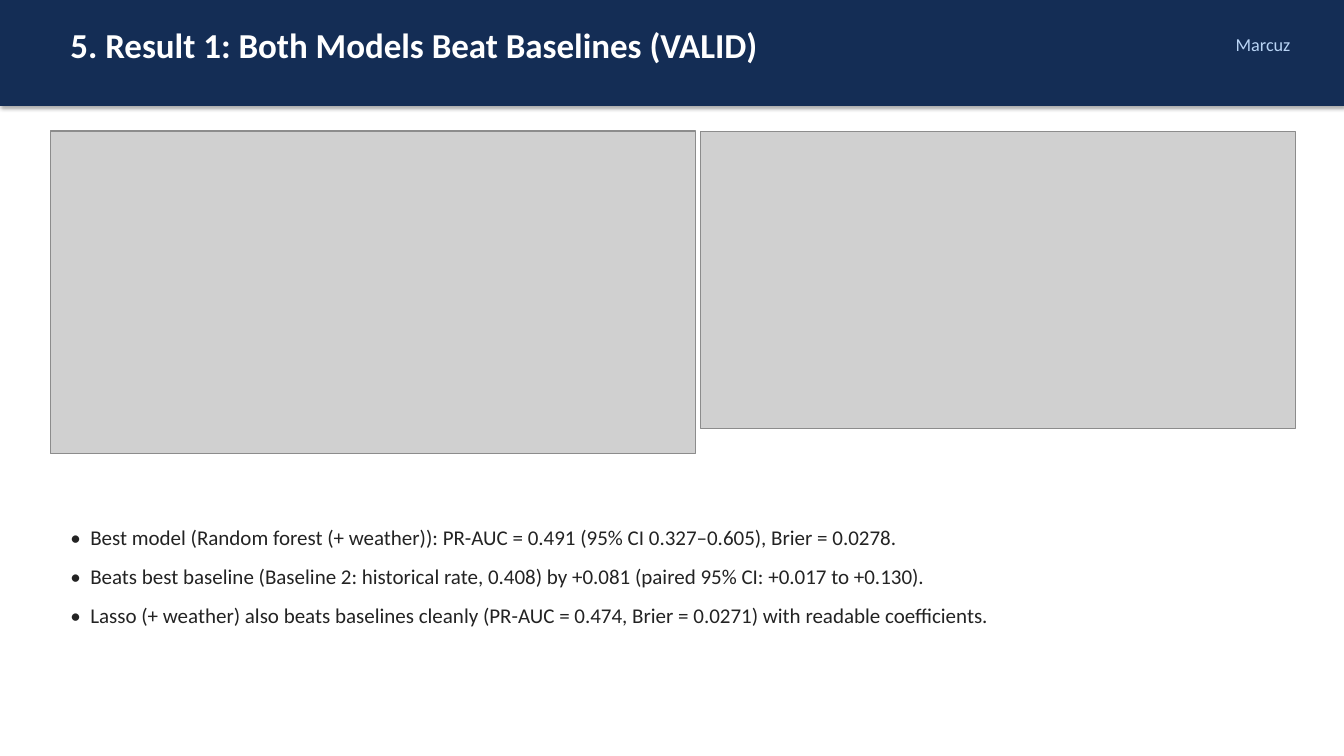
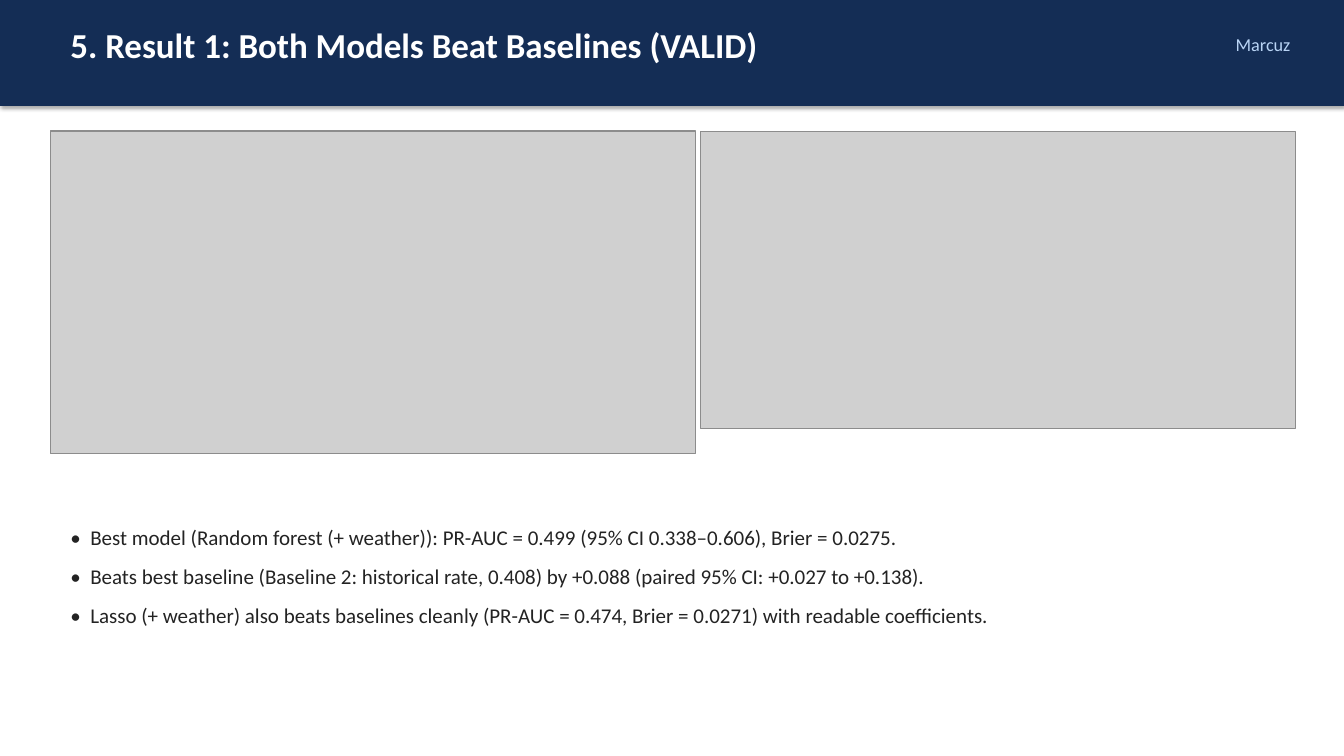
Before and after one commit to andersonhoang/citibike-problem-hours, a slide deck: slide 6 of slides/CitiBike_Problem_Hours.pptx. Drawn at 1344x756 pixels with LibreOffice and Linux fonts; fonts in the diff are those of the drawing; grey boxes stand for pictures. Boxes give left, top, right and bottom in pixels: in the first picture for what was removed or moved away, otherwise in the second. Text is boxed around its words. In the diff, an @@ line names an element or a change of style, - is before the commit and + after.

Commit message:
Revert PR #2 (Joanna: weather time zone fix and week-6 rerun)
Part of resetting main to before PR #1. Her fix stays on branch joanna/fix-weather-timezone so she can redo the weather snapshot task on its own.

```diff
--- a/slides/CitiBike_Problem_Hours.pptx
+++ b/slides/CitiBike_Problem_Hours.pptx
@@ text at [90,530,924,588]: text changed @@
-• Best model (Random forest (+ weather)): PR-AUC = 0.491 (95% CI 0.327–0.605), Brier = 0.0278.
-• Beats best baseline (Baseline 2: historical rate, 0.408) by +0.081 (paired 95% CI: +0.017 to +0.130).
+• Best model (Random forest (+ weather)): PR-AUC = 0.499 (95% CI 0.338–0.606), Brier = 0.0275.
+• Beats best baseline (Baseline 2: historical rate, 0.408) by +0.088 (paired 95% CI: +0.027 to +0.138).
```
Also in this commit, not shown: 1 other slide changed, 23 other files.
